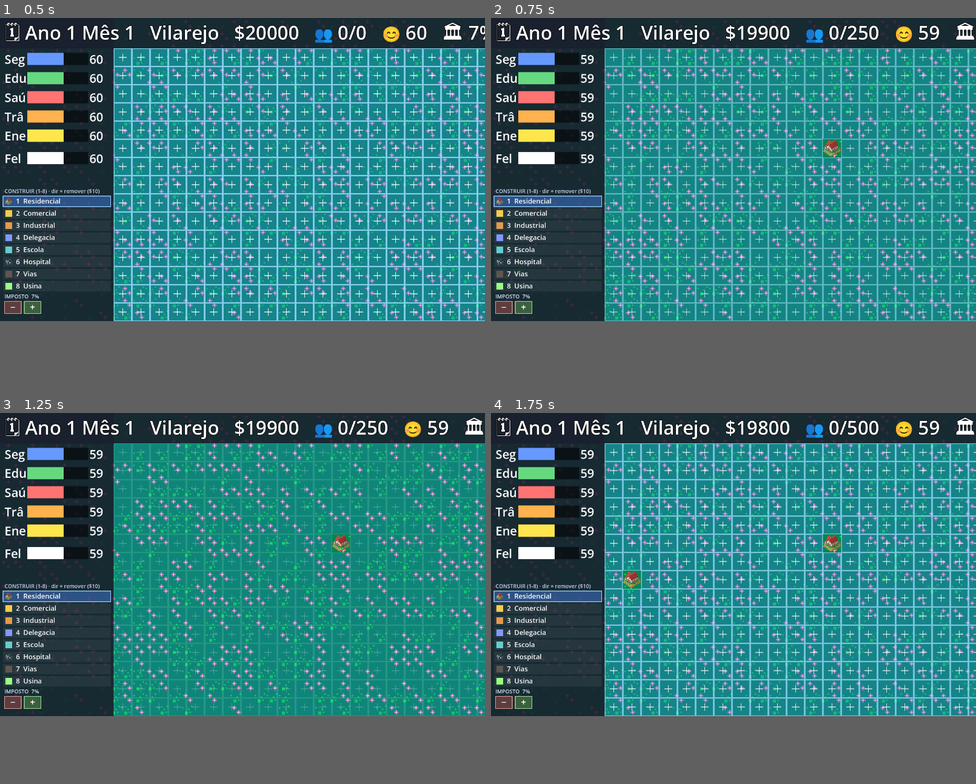
Above: before the commit, frames 1-4 (two rows, left to right).
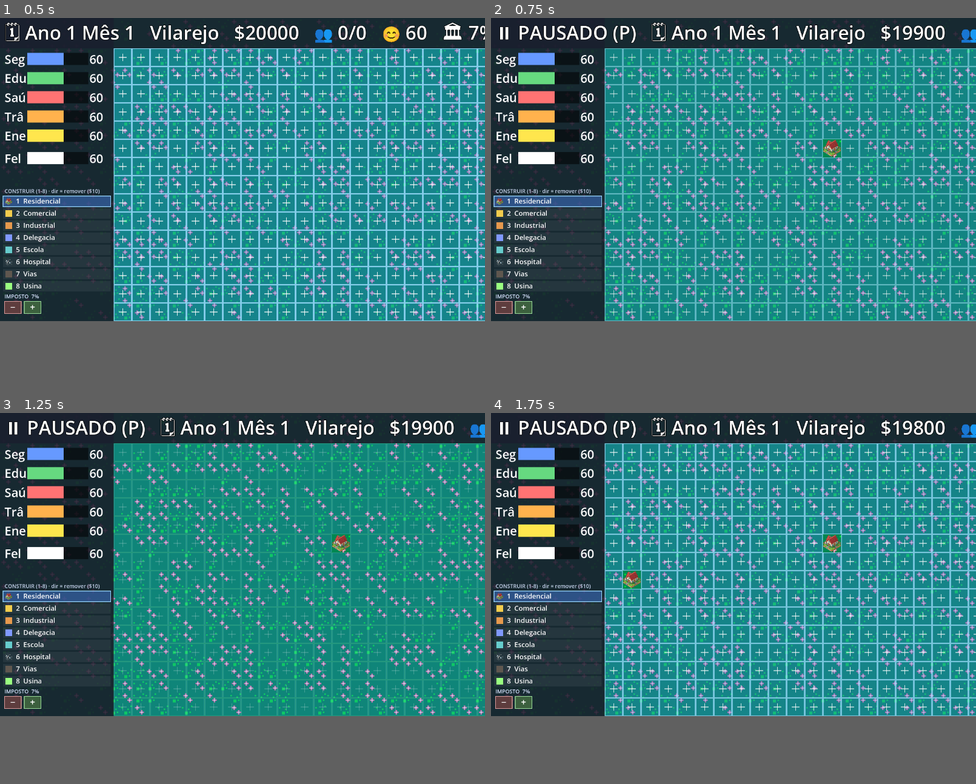
Above: after the commit, the same moments.

Repository: andrewsmedina/yourcity
Game: Godot game, scene res://scenes/main.tscn
Two runs of this game, one before a commit and one after it. Both use one fixed random seed, a clock stepped at 60 frames per second and the inputs below.
Inputs (mouse positions are in pixels of both pictures, inside the frame that each line leads up to):
- Up to frame 1 (0.5 s): no input
- Up to frame 2 (0.75 s): tap Enter at 0.5 s; move the mouse to (840, 155) at 0.52 s; tap P at 0.6 s; click (840, 155) at 0.67 s
- Up to frame 3 (1.25 s): tap Space at 0.77 s
- Up to frame 4 (1.75 s): tap Space at 1.25 s; drag from (636, 579) to (709, 624) at 1.27 s

Frame 1 is identical in both runs. In frame 2, 2.5% of the frame differs, in the area x 1-100%, y 1-40%; in frame 3, 2.5%; in frame 4, 2.5%.

Commit message:
Add pause (P)
Press P to freeze the simulation (time/tax/indicators stop); building and
demolishing still work so you can plan while paused. HUD shows "PAUSADO".

Co-Authored-By: Claude Opus 4.8 (1M context) <noreply@anthropic.com>

Diff:
--- a/scripts/city.gd
+++ b/scripts/city.gd
@@ -13,6 +13,7 @@
 
 var sim := CitySim.new()
 var selected_zone: CitySim.Zone = CitySim.Zone.RESIDENTIAL  ## zone the next build places
+var paused := false  ## when true the simulation is frozen (building still works)
 
 const SAVE_PATH := "user://taskbarcity_save.json"
 const AUTOSAVE_EVERY := 10.0
@@ -24,6 +25,8 @@
 	load_game()
 
 func _process(delta: float) -> void:
+	if paused:
+		return  # simulation frozen; building/demolish still work via input
 	_autosave_accum += delta
 	if _autosave_accum >= AUTOSAVE_EVERY:
 		_autosave_accum = 0.0
--- a/scripts/hud.gd
+++ b/scripts/hud.gd
@@ -42,7 +42,8 @@
 
 func _process(_delta: float) -> void:
 	var s := City.sim
-	_label.text = "🗓 Ano %d Mês %d   %s   $%d   👥 %d/%d   😊 %d   🏛 %d%% [/]   🔨 %s    " % [
+	var pause := "⏸ PAUSADO (P)   " if City.paused else ""
+	_label.text = pause + "🗓 Ano %d Mês %d   %s   $%d   👥 %d/%d   😊 %d   🏛 %d%% [/]   🔨 %s    " % [
 		s.year(), s.month(), CitySim.PHASE_NAME[s.phase()],
 		int(s.money), int(s.population), int(s.housing_capacity()), int(s.happiness()),
 		int(s.tax_rate * 100.0), CitySim.ZONE_NAME[City.selected_zone],
--- a/scripts/main.gd
+++ b/scripts/main.gd
@@ -41,6 +41,8 @@
 		City.sim.adjust_tax(-CitySim.TAX_STEP)  # [ baixa o imposto
 	elif keycode == KEY_BRACKETRIGHT:
 		City.sim.adjust_tax(CitySim.TAX_STEP)   # ] aumenta o imposto
+	elif keycode == KEY_P:
+		City.paused = not City.paused  # pausa/retoma a simulação
 	elif keycode == KEY_T:
 		WindowManager.toggle_mode()  # alterna janela normal <-> taskbar
 	elif keycode == KEY_Y:
